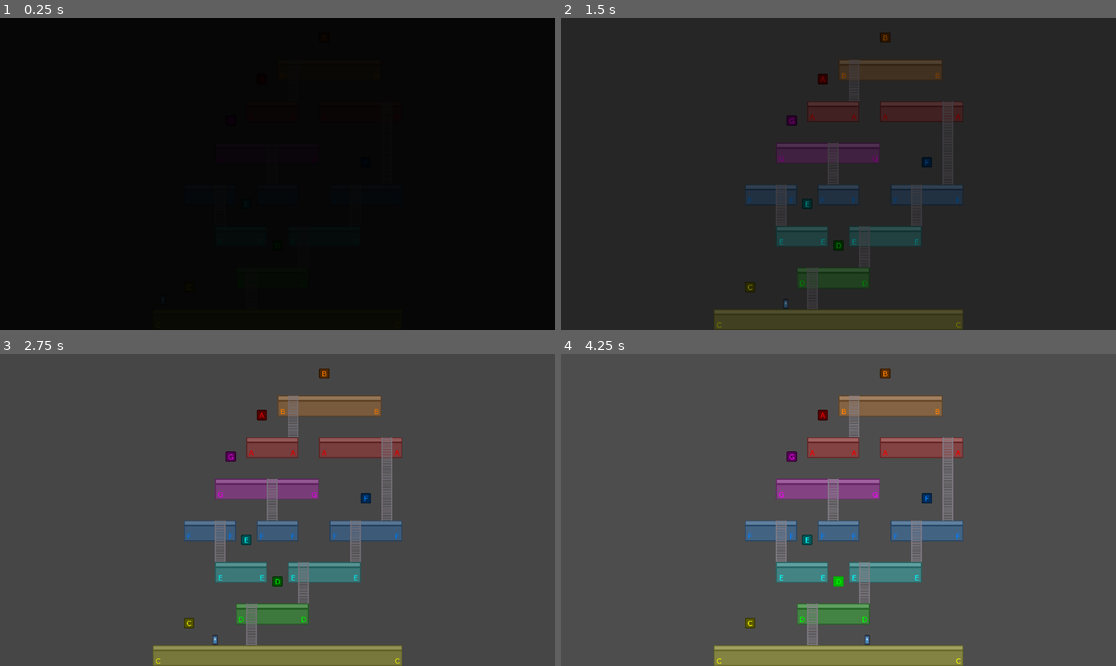
Above: before the commit, frames 1-4 (two rows, left to right).
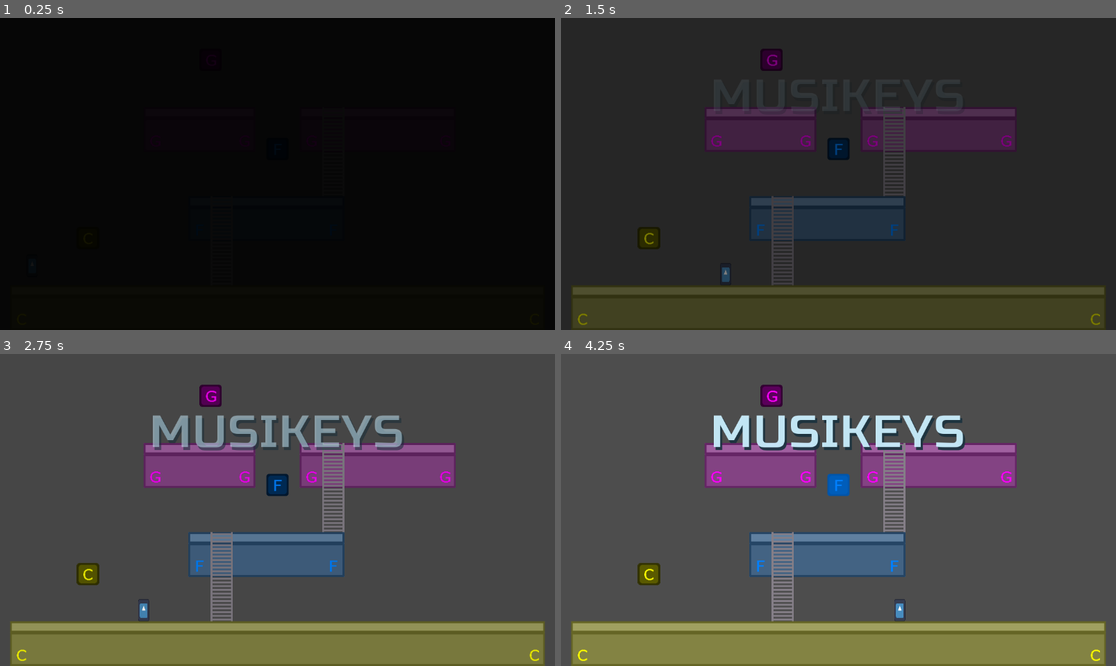
Above: after the commit, the same moments.

Repository: nicom7/game-off-2023
Game: Godot game, scene res://main.tscn
Same seed, same stepped clock (60 frames per second), same inputs: the game is played once before the commit and once after it. The engine's default icon, where the game draws it, is replaced by a stand-in: a white triangle on a blue panel in a dark square.
Inputs:
- Up to frame 1 (0.25 s): no input
- Up to frame 2 (1.5 s): hold Right (ui_right) from 0.53 s (still down)
- Up to frame 3 (2.75 s): release Right (ui_right) at 2.03 s; hold Left (ui_left) from 2.03 s (still down)
- Up to frame 4 (4.25 s): release Left (ui_left) at 2.78 s; hold Right (ui_right) from 2.78 s (still down)

The runs differ from the first frame. In frame 2, 23% of the frame differs, in the area x 2-98%, y 4-100%; in frame 3, 32%; in frame 4, 32%, in the area x 1-99%, y 4-100%.

Commit message:
Add title
- Add title font https://fonts.google.com/specimen/Russo+One
- Show title when game starts (with fade transitions)

Diff:
--- a/levels/world.gd
+++ b/levels/world.gd
@@ -12,6 +12,11 @@
 var _overview_zoom: Vector2
 
 var _stages: Array[Node] = []
+
+func show_title() -> void:
+	$Title.show()
+	$Title/AnimationPlayer.play("fade_in")
+	$Title/Timer.start()
 
 func _get_platform_sets(stage: Node) -> Array[PlatformSet]:
 	var platform_sets: Array[PlatformSet] = []
@@ -136,3 +141,7 @@
 		finished.emit()
 	else:
 		%BlockSequence.start()
+
+
+func _on_title_timer_timeout() -> void:
+	$Title/AnimationPlayer.play("fade_out")
--- a/levels/world.tscn
+++ b/levels/world.tscn
@@ -7,7 +7,50 @@
 [ext_resource type="PackedScene" uid="uid://cfqdgrh4lw7pi" path="res://game_objects/switch_blocks/block_sequence.tscn" id="7_v4u45"]
 [ext_resource type="Script" path="res://levels/random_level_generator.gd" id="8_erwi1"]
 [ext_resource type="Script" path="res://levels/transition.gd" id="8_jvvbh"]
+[ext_resource type="FontFile" uid="uid://xycvan2inrdw" path="res://fonts/RussoOne-Regular.ttf" id="8_nlhro"]
 [ext_resource type="PackedScene" uid="uid://bxun5w5sv6twu" path="res://game_objects/walls/wall.tscn" id="9_w7oqa"]
+
+[sub_resource type="FontVariation" id="FontVariation_6e5sn"]
+base_font = ExtResource("8_nlhro")
+variation_embolden = -0.75
+
+[sub_resource type="Animation" id="Animation_1ut3m"]
+resource_name = "fade_in"
+length = 5.0
+tracks/0/type = "value"
+tracks/0/imported = false
+tracks/0/enabled = true
+tracks/0/path = NodePath("Title:modulate")
+tracks/0/interp = 2
+tracks/0/loop_wrap = true
+tracks/0/keys = {
+"times": PackedFloat32Array(0, 5),
+"transitions": PackedFloat32Array(1, 1),
+"update": 0,
+"values": [Color(1, 1, 1, 0), Color(1, 1, 1, 1)]
+}
+
+[sub_resource type="Animation" id="Animation_usx6i"]
+resource_name = "fade_out"
+length = 5.0
+tracks/0/type = "value"
+tracks/0/imported = false
+tracks/0/enabled = true
+tracks/0/path = NodePath("Title:modulate")
+tracks/0/interp = 2
+tracks/0/loop_wrap = true
+tracks/0/keys = {
+"times": PackedFloat32Array(0, 5),
+"transitions": PackedFloat32Array(1, 1),
+"update": 0,
+"values": [Color(1, 1, 1, 1), Color(1, 1, 1, 0)]
+}
+
+[sub_resource type="AnimationLibrary" id="AnimationLibrary_43tb3"]
+_data = {
+"fade_in": SubResource("Animation_1ut3m"),
+"fade_out": SubResource("Animation_usx6i")
+}
 
 [sub_resource type="Animation" id="Animation_r6suw"]
 resource_name = "fade_in"
@@ -118,9 +161,50 @@
 
 [node name="BlockSequence" parent="GameObjects" instance=ExtResource("7_v4u45")]
 unique_name_in_owner = true
+sequence_length_max = 2
 
 [node name="RandomLevelGenerator" type="Node" parent="."]
 script = ExtResource("8_erwi1")
+note_count_max = 3
+
+[node name="Title" type="CanvasLayer" parent="."]
+visible = false
+
+[node name="Title" type="VBoxContainer" parent="Title"]
+modulate = Color(1, 1, 1, 0)
+anchors_preset = 15
+anchor_right = 1.0
+anchor_bottom = 1.0
+grow_horizontal = 2
+grow_vertical = 2
+
+[node name="Label" type="Label" parent="Title/Title"]
+layout_mode = 2
+size_flags_vertical = 3
+theme_override_colors/font_color = Color(0.8, 0.941176, 1, 1)
+theme_override_colors/font_shadow_color = Color(0.105882, 0.196078, 0.243137, 1)
+theme_override_constants/shadow_offset_x = 4
+theme_override_constants/shadow_offset_y = 6
+theme_override_fonts/font = SubResource("FontVariation_6e5sn")
+theme_override_font_sizes/font_size = 100
+text = "Musikeys"
+horizontal_alignment = 1
+vertical_alignment = 1
+uppercase = true
+
+[node name="Control" type="Control" parent="Title/Title"]
+layout_mode = 2
+size_flags_vertical = 3
+
+[node name="AnimationPlayer" type="AnimationPlayer" parent="Title"]
+autoplay = "fade_in"
+libraries = {
+"": SubResource("AnimationLibrary_43tb3")
+}
+
+[node name="Timer" type="Timer" parent="Title"]
+wait_time = 12.0
+one_shot = true
 
 [node name="Transition" type="CanvasLayer" parent="."]
 script = ExtResource("8_jvvbh")
@@ -142,4 +226,5 @@
 [connection signal="finished" from="GameObjects/BlockSequence" to="." method="_on_block_sequence_finished"]
 [connection signal="sequence_finished" from="GameObjects/BlockSequence" to="." method="_on_block_sequence_sequence_finished"]
 [connection signal="sequence_played" from="GameObjects/BlockSequence" to="." method="_on_block_sequence_sequence_played"]
+[connection signal="timeout" from="Title/Timer" to="." method="_on_title_timer_timeout"]
 [connection signal="finished" from="Transition" to="." method="_on_transition_finished"]
--- a/main.gd
+++ b/main.gd
@@ -14,6 +14,7 @@
 # Called when the node enters the scene tree for the first time.
 func _ready() -> void:
 	_create_world()
+	_world.show_title()
 
 func _on_world_finished() -> void:
 	_destroy_world()
--- a/utils/keyboard_controller.gd
+++ b/utils/keyboard_controller.gd
@@ -32,4 +32,4 @@
 	previous_notes = current_notes
 	current_notes = _new_notes
 	notes_changed.emit(previous_notes, current_notes)
-	print(Globals.get_notes_from_bitfield(previous_notes), " => ", Globals.get_notes_from_bitfield(current_notes))
+#	print(Globals.get_notes_from_bitfield(previous_notes), " => ", Globals.get_notes_from_bitfield(current_notes))
Not shown, added: fonts/OFL.txt
Binary file added: fonts/RussoOne-Regular.ttf
Not shown, added: fonts/RussoOne-Regular.ttf.import
Not shown: 1 places in levels/world.tscn that only renumber resources
